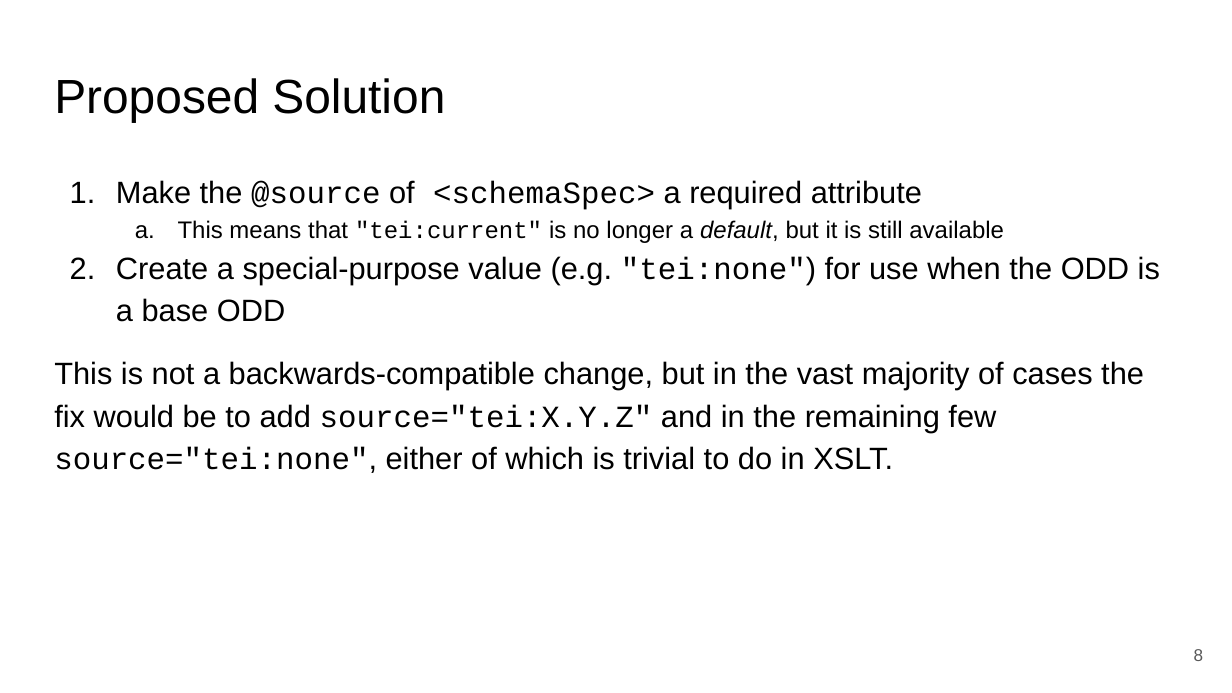
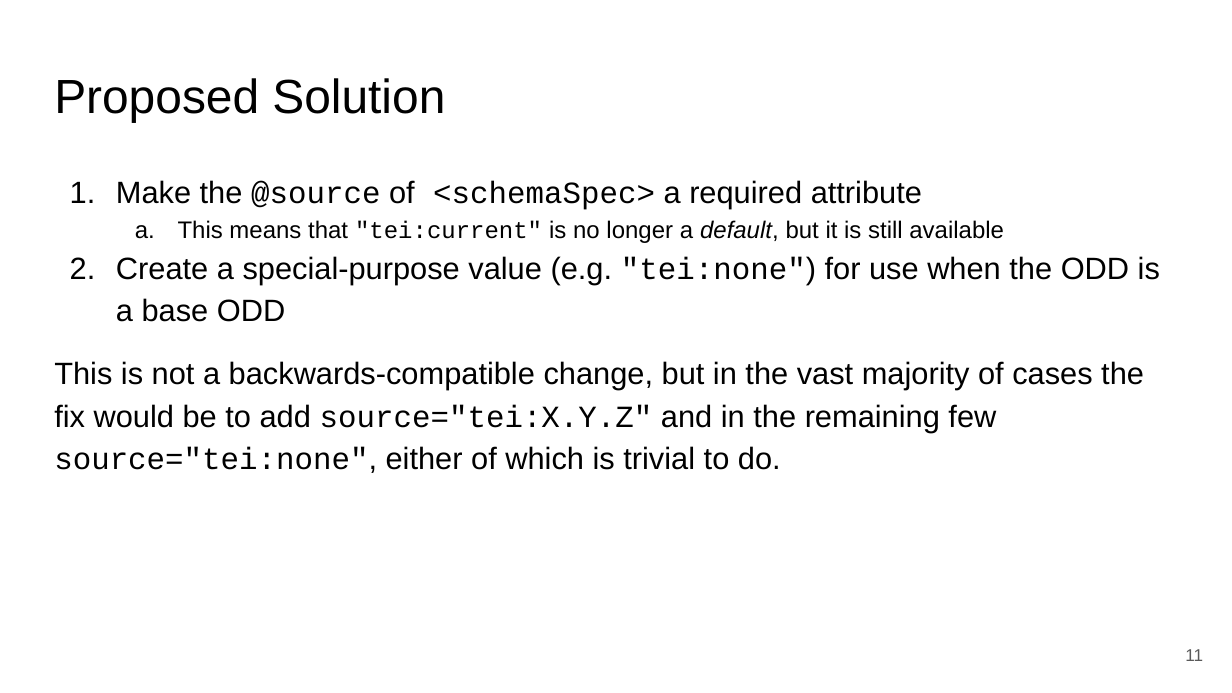
Before and after one commit to TEIC/atop, a slide deck: slide 11 of Documentation/presentations/TEI_2025_Krakow.odp (slide 8 before the commit). Drawn at 1232x693 pixels with LibreOffice and Linux fonts; fonts in the diff are those of the drawing; background and template pictures are left out. Boxes give left, top, right and bottom in pixels: in the first picture for what was removed or moved away, otherwise in the second. Text is boxed around its words. In the diff, an @@ line names an element or a change of style, - is before the commit and + after.

```diff
--- a/Documentation/presentations/TEI_2025_Krakow.odp
+++ b/Documentation/presentations/TEI_2025_Krakow.odp
@@ text at box(54, 361, 1144, 473): text changed @@
-This is not a backwards-compatible change, but in the vast majority of cases the fix would be to add source="tei:X.Y.Z" and in the remaining few source="tei:none", either of which is trivial to do in XSLT.
+This is not a backwards-compatible change, but in the vast majority of cases the fix would be to add source="tei:X.Y.Z" and in the remaining few source="tei:none", either of which is trivial to do.
@@ page number at box(1185, 649, 1203, 661): text changed @@
-8
+11
```
Also in this commit, not shown: 1 other slide changed, 3 slides added, 1 other file.
